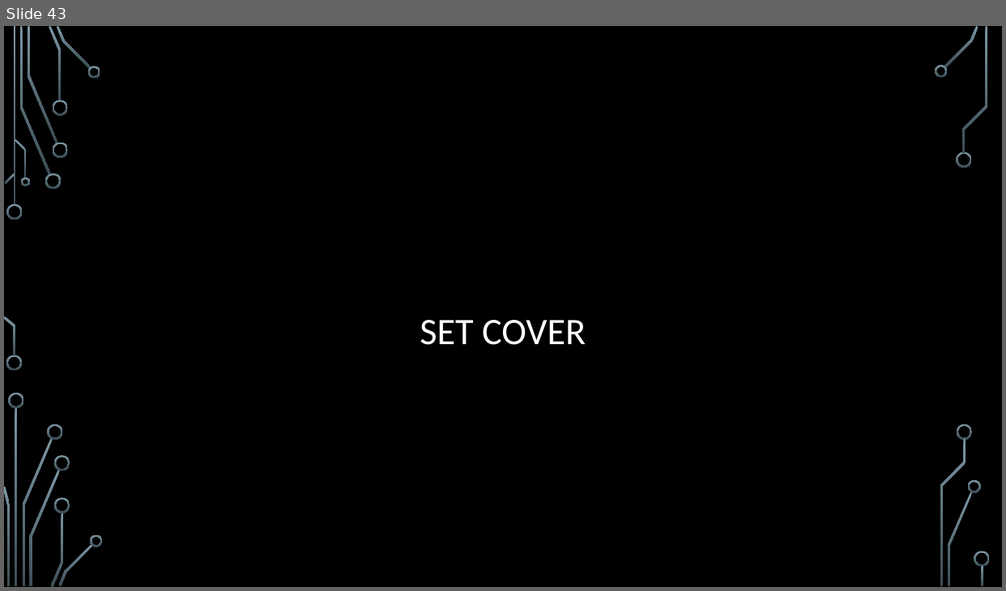
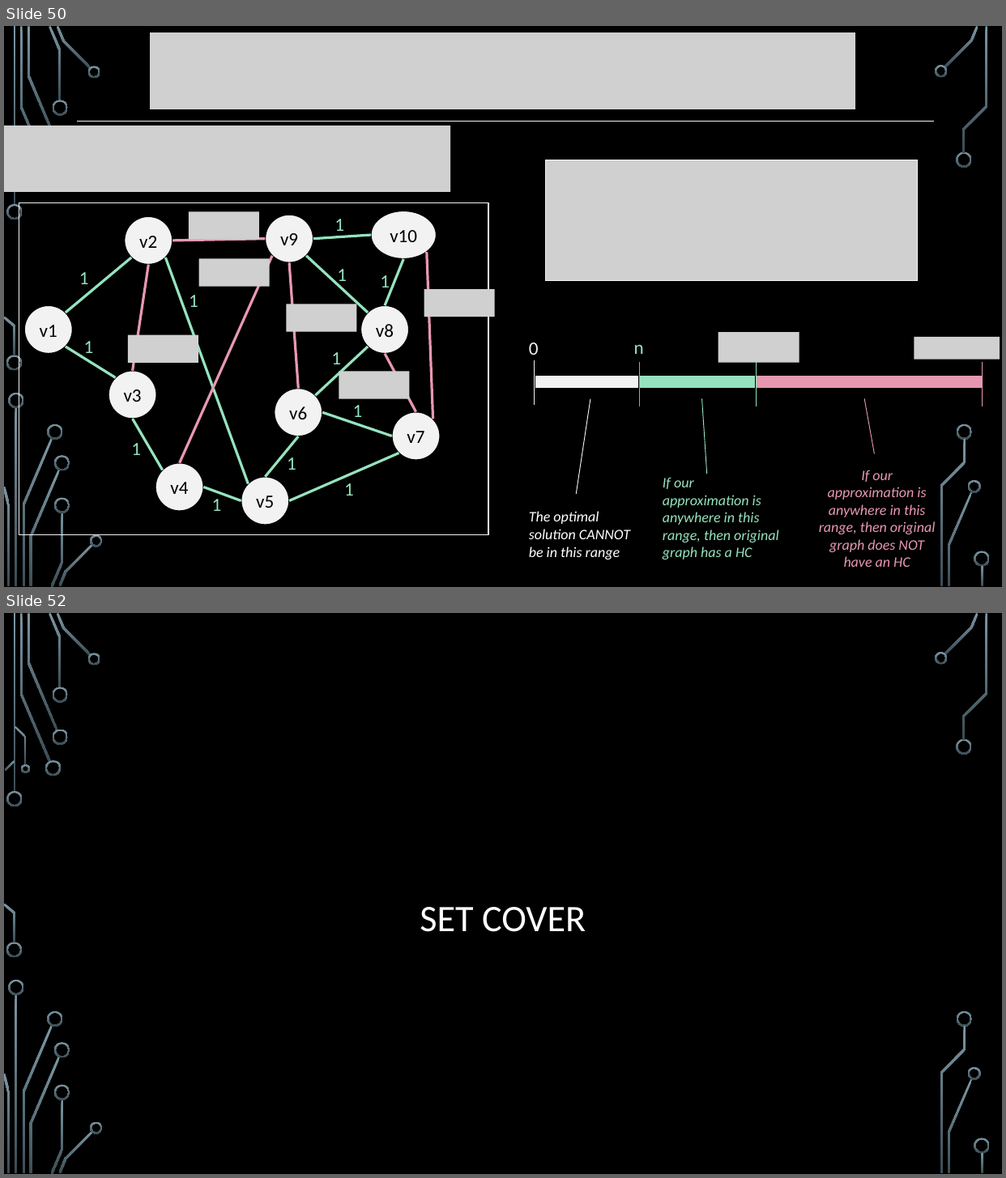
Before and after one commit to markfloryan/advAlgo, a slide deck: slides/Approx-01-Intro.pptx. Shown one above the other, each under a label of ours: slide 43 before the commit, slides 50 and 52 after it; the slides between them are not shown. The pictures are 1006x591 and 1006x1178 pixels, drawn with LibreOffice and Linux fonts; fonts in the diff are those of the drawing; grey boxes stand for pictures; background and template pictures are left out. Boxes give left, top, right and bottom in pixels: in the first picture for what was removed or moved away, otherwise in the second. Text is boxed around its words. In the diff, an @@ line names an element or a change of style, - is before the commit and + after.

Commit message:
adding tsp general approx slides

```diff
--- a/slides/Approx-01-Intro.pptx
+++ b/slides/Approx-01-Intro.pptx
@@ slide 50 added at (4,26,1002,587), background picture (left out); not listed: 31 template elements that a slide beside it also shows @@
@@ picture added at (150,32,857,110) @@
@@ line added from (77, 121) to (935, 121), #F2F2F2 0.75 pt @@
@@ picture added at (4,126,450,192) @@
@@ picture added at (546,160,918,281) @@
@@ group added at (19,203,494,535): 18 lines, 12 texts, 10 ellipses, 6 pictures, 1 rectangle @@
+v1
+v3
+v6
+v8
+v9
+v2
+v4
+v5
+v7
+v10
+1
+1
+1
+1
+1
+1
+1
+1
+1
+1
+1
+1
@@ picture added at (718,332,799,362) @@
@@ picture added at (914,337,999,359) @@
@@ text added at (529,343,539,355), 18 pt, text #F2F2F2 @@
+0
@@ line added from (535, 361) to (535, 405), #F2F2F2 0.75 pt @@
@@ text added at (634,345,644,354), 18 pt, text #95E3BE @@
+n
@@ line added from (640, 362) to (640, 407), #4FD093 0.75 pt @@
@@ line added from (756, 362) to (756, 407), #95E3BE 0.75 pt @@
@@ line added from (982, 362) to (982, 407), #E798B0 0.75 pt @@
@@ rectangle added at (535,376,640,388), fill #F2F2F2, outline #000000 1.25 pt @@
@@ rectangle added at (640,376,756,388), fill #95E3BE, outline #000000 1.25 pt @@
@@ rectangle added at (756,376,982,388), fill #E798B0, outline #000000 1.25 pt @@
@@ line added from (576, 495) to (590, 399), #F2F2F2 0.75 pt @@
@@ line added from (707, 475) to (701, 399), #95E3BE 0.75 pt @@
@@ line added from (875, 454) to (865, 399), #E798B0 0.75 pt @@
@@ text added at (663,477,778,560), 14 pt, text #95E3BE, italic @@
+If our approximation is anywhere in this range, then original graph has a HC
@@ text added at (819,470,935,567), 14 pt, text #E798B0, italic @@
+If our approximation is anywhere in this range, then original graph does NOT have an HC
@@ text added at (529,511,630,560), 14 pt, text #FFFFFF, italic @@
+The optimal solution CANNOT be in this range
@@ what was slide 43 is now slide 52 @@
```
Also in this commit, not shown: 4 slides changed, 9 other slides added, 1 slide removed, 1 other file.
